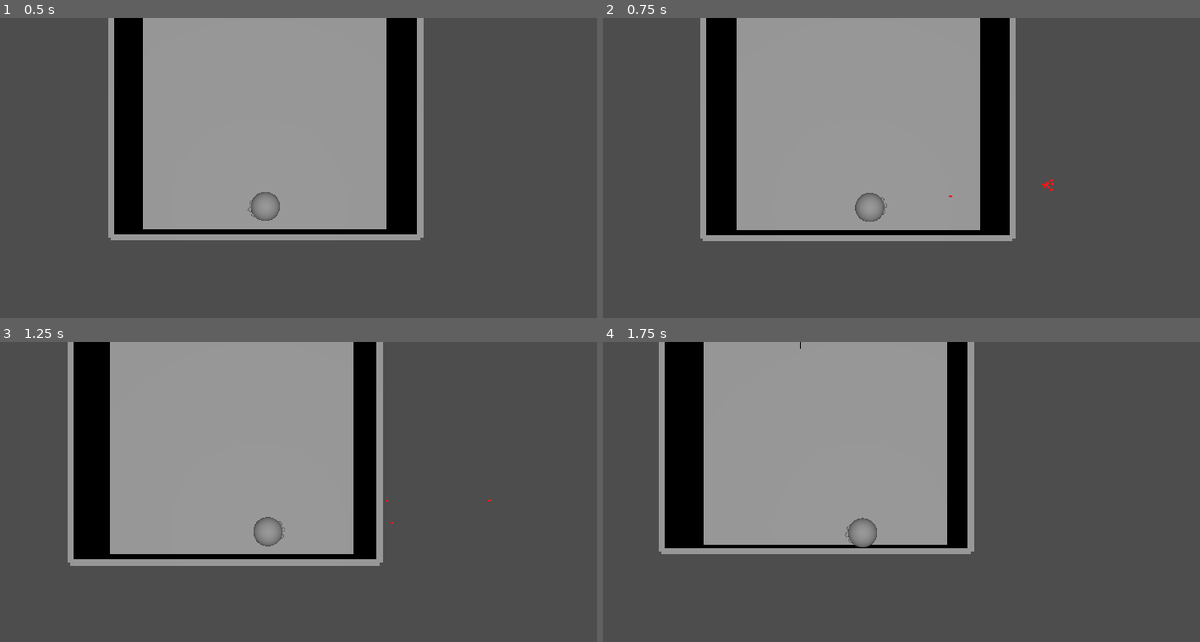
Above: before the commit, frames 1-4 (two rows, left to right).
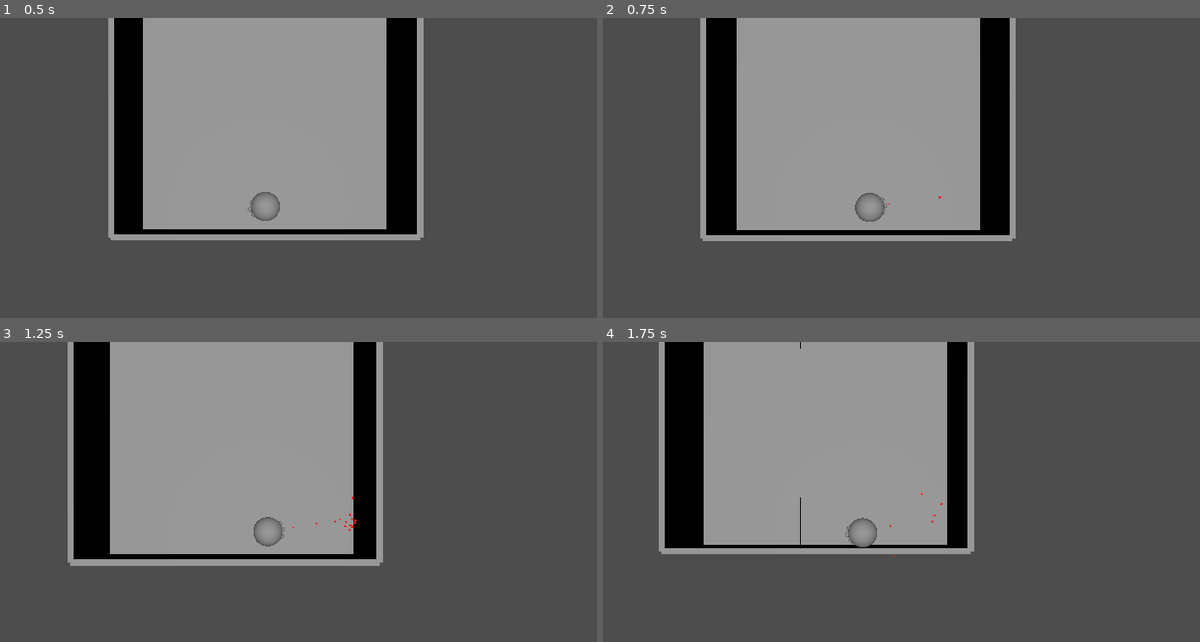
Above: after the commit, the same moments.

Repository: GhaithA-M/Almiria
Game: Godot game, scene res://Game/Game.tscn
The game is run twice, just before and just after one commit, with the same random seed, the same clock (stepped at 60 frames per second) and the same inputs.
Inputs (mouse positions are in pixels of both pictures, inside the frame that each line leads up to):
- Up to frame 1 (0.5 s): no input
- Up to frame 2 (0.75 s): move the mouse to (1008, 189) at 0.52 s; press the mouse at (1008, 189) at 0.53 s; hold D (ui_right) from 0.53 s (still down)
- Up to frame 3 (1.25 s): keep holding D (ui_right)
- Up to frame 4 (1.75 s): move the mouse to (728, 552) at 1.27 s; release D (ui_right) at 1.28 s; release the mouse at (728, 552) at 1.28 s; hold S (ui_down) from 1.28 s (still down); tap Shift at 1.35 s

Frame 1 is identical in both runs. In frame 2, less than 0.1% of the frame differs, in the area x 47-76%, y 53-63%; in frame 3, less than 0.1%, in the area x 49-83%, y 51-64%; in frame 4, less than 0.1%.

Commit message:
Updated rifle projectile size

Diff:
--- a/Entities/WeaponProjectile1.gd
+++ b/Entities/WeaponProjectile1.gd
@@ -1,6 +1,6 @@
 extends Node3D
 
-const SPEED = 40.0
+const SPEED = 10.0
 
 @onready var mesh = $MeshInstance3D
 @onready var ray = $RayCast3D
--- a/Entities/WeaponProjectile1.tscn
+++ b/Entities/WeaponProjectile1.tscn
@@ -3,7 +3,7 @@
 [ext_resource type="Script" path="res://Entities/WeaponProjectile1.gd" id="1_i7jpw"]
 
 [sub_resource type="BoxMesh" id="BoxMesh_pqxmn"]
-size = Vector3(0.06, 0.06, 0.12)
+size = Vector3(0.06, 0.06, 0.06)
 
 [sub_resource type="StandardMaterial3D" id="StandardMaterial3D_r2h5h"]
 albedo_color = Color(1, 0, 0, 1)
--- a/Entities/Weapons/FullAuto1.tscn
+++ b/Entities/Weapons/FullAuto1.tscn
@@ -18,7 +18,7 @@
 tracks/0/interp = 1
 tracks/0/loop_wrap = true
 tracks/0/keys = {
-"times": PackedFloat32Array(0, 0.01, 0.1),
+"times": PackedFloat32Array(0, 0.01, 0.02),
 "transitions": PackedFloat32Array(1, 1, 1),
 "update": 0,
 "values": [Vector3(0, 0, 0), Vector3(0, 0, 0.05), Vector3(0, 0, 0)]
